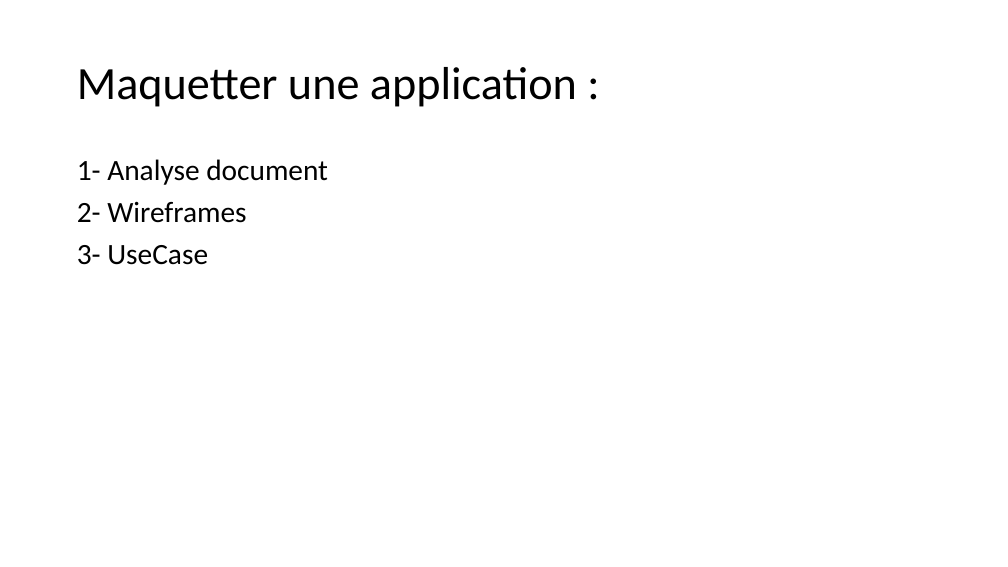
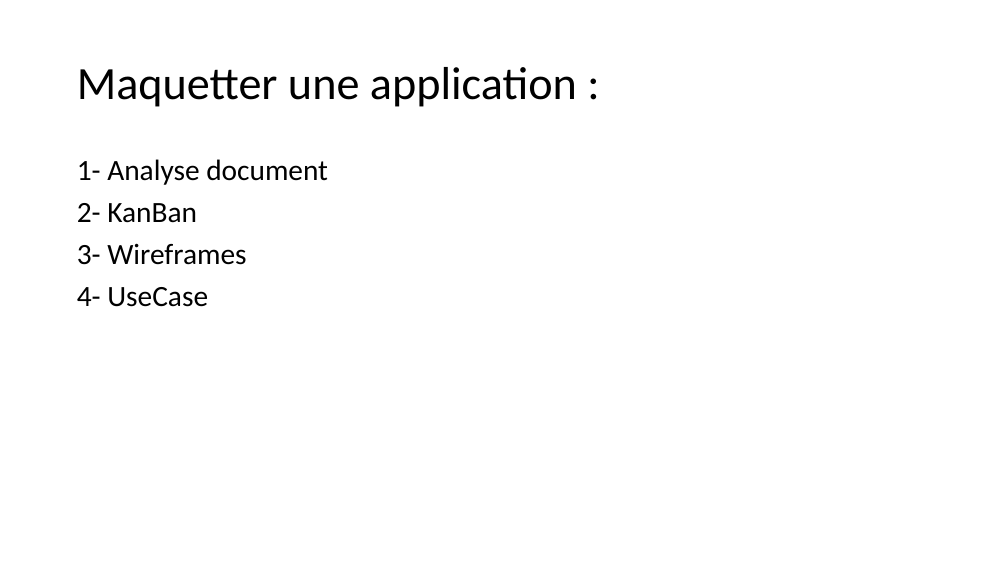
Before and after one commit to florentgallou-dev/portfolio, a slide deck: slide 2 of docs/Portfolio-Florent_GALLOU.pptx. Drawn at 1008x567 pixels with LibreOffice and Linux fonts; fonts in the diff are those of the drawing. Boxes give left, top, right and bottom in pixels: in the first picture for what was removed or moved away, otherwise in the second. Text is boxed around its words. In the diff, an @@ line names an element or a change of style, - is before the commit and + after.

```diff
--- a/docs/Portfolio-Florent_GALLOU.pptx
+++ b/docs/Portfolio-Florent_GALLOU.pptx
@@ text at (77, 203, 246, 307): text changed @@
-2- Wireframes
-3- UseCase
+2- KanBan
+3- Wireframes
+4- UseCase
```
Also in this commit, not shown: 1 other slide changed, 4 other files.
